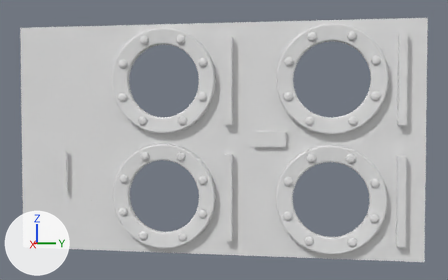
The Blender file BLENDER/overlay.blend, before and after one commit.
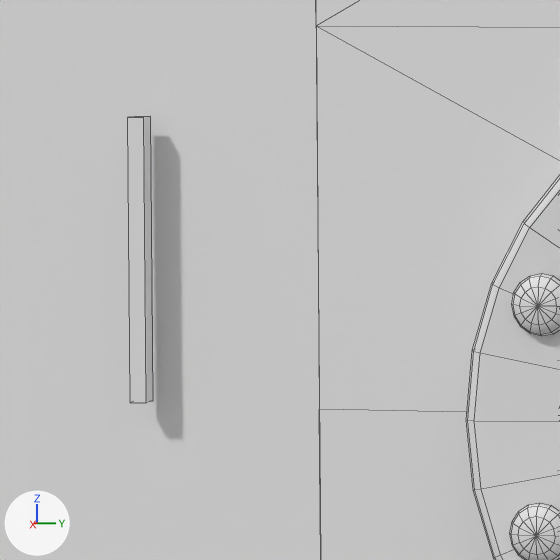
Each version appears first whole from a 50 mm camera at (50.8, 9.38, 2.03) aimed at (0.18, 0.96, -0.02), and next in a close-up on the part from 10% to 28% of the width and 48% to 77% of the height. Lighting does not change. The marker at lower left points along +X, +Y and +Z. The close-ups show mesh edges as thin lines.

The first close-up shows 'Cylinder.004', 'MSH_Clock', 'MSH_Fond.001', 'Plane'.
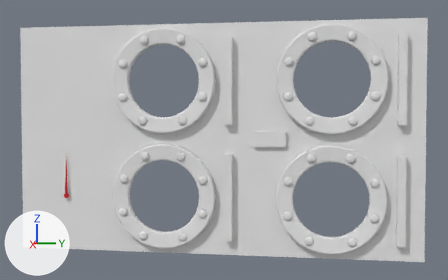
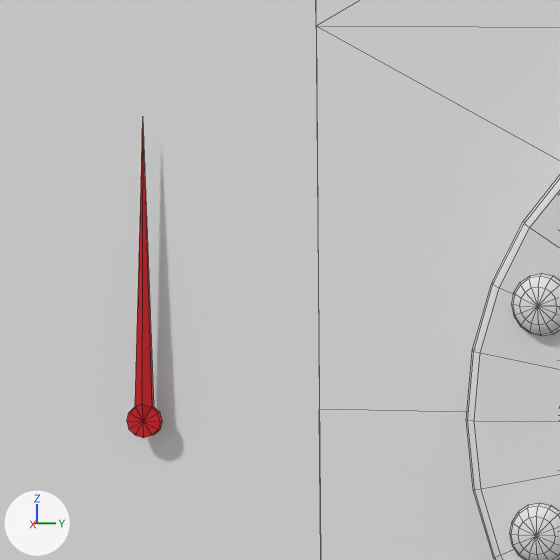
Where the change shows, as pixel boxes [x1, y1, x2, y2] in the close-ups (560 x 560 px):
'MSH_Clock', reshaped, moved (38% wider, 11% taller)
    before: [128, 116, 153, 403]
    after: [127, 120, 162, 438]

The change in detail:
Material 'MAT_ClockNeedle' (mat_mat_clockneedle) is new.
Its base color is (0.627, 0.0152, 0.0221) (red #cf2129).
Its roughness is 0.65.
Its specular ior level is 0.242.
me_cube_005 is used by ob_msh_clock; location (0.32, -12.83, -4.67).
me_cube_005 had 8 vertices, 6 faces and spanned x -0.11..0.11, y -0.11..0.11, z 0.0..3.54.
me_cube_005 now has 25 vertices, 26 faces and spans x -0.07..0.04, y -0.22..0.22, z -0.21..3.79.
me_cube_005 part 1: the whole mesh is rebuilt.
me_cube_005 now uses material mat_mat_clockneedle (red #cf2129).
Object 'MSH_Clock' (ob_msh_clock) moves from (0.32, -12.83, -4.67) to (0.29, -12.83, -4.92).
